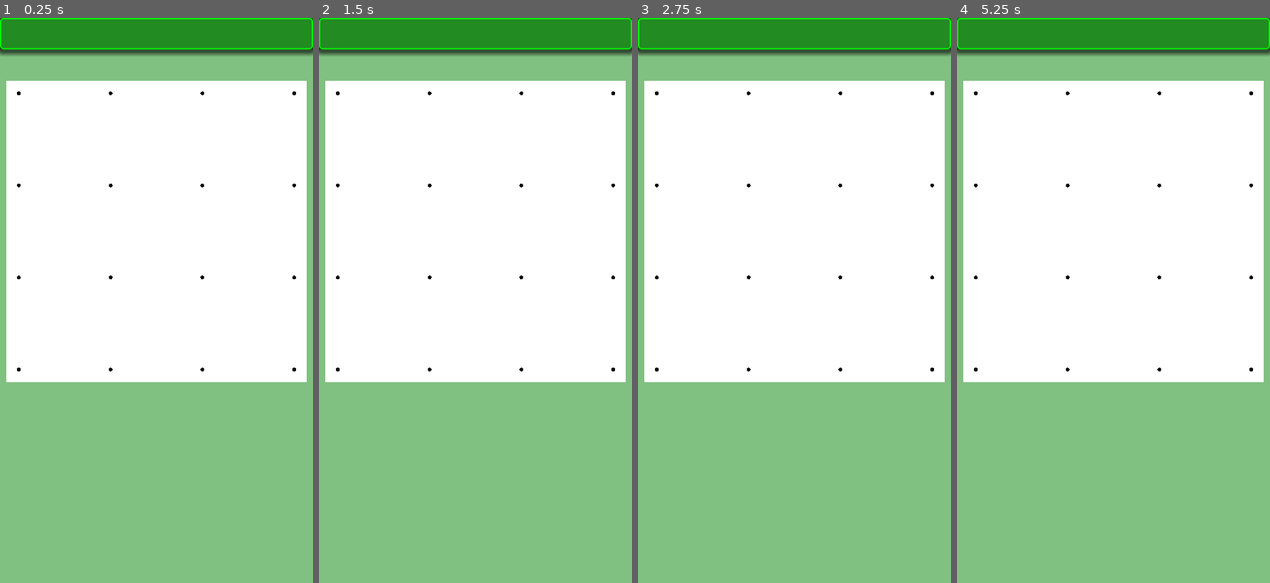
Above: before the commit, frames 1-4 (left to right).
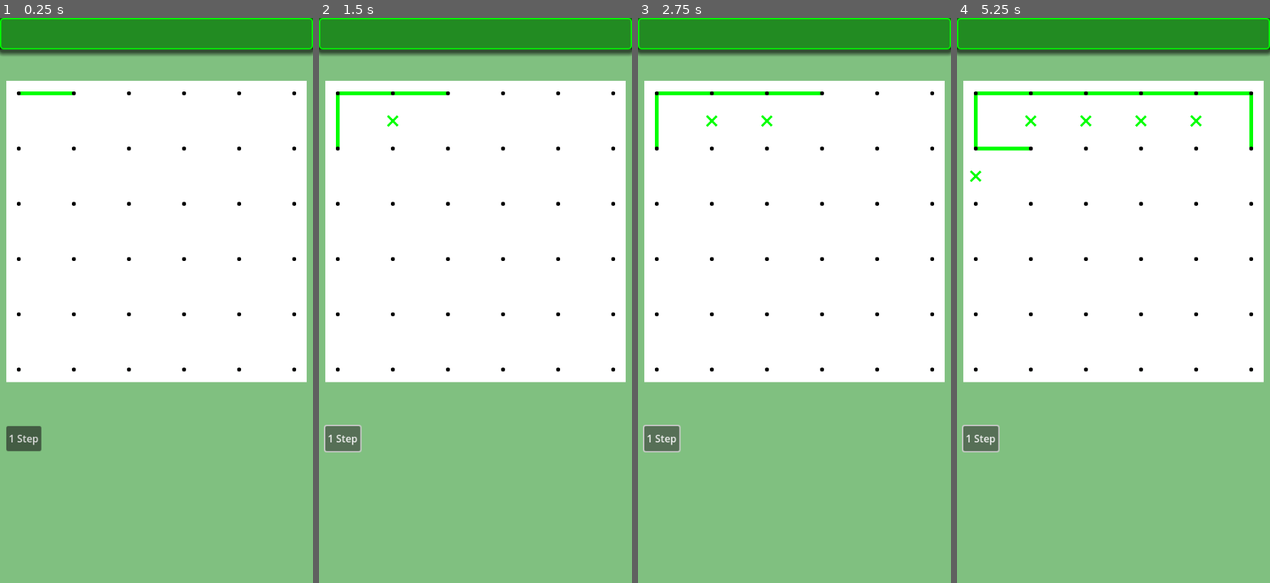
Above: after the commit, the same moments.

Repository: vivisuke/GridGraph
Game: Godot game, scene res://main.tscn
The game is run twice, just before and just after one commit, with the same random seed, the same clock (stepped at 60 frames per second) and the same inputs.
Inputs (mouse positions are in pixels of both pictures, inside the frame that each line leads up to):
- Up to frame 1 (0.25 s): no input
- Up to frame 2 (1.5 s): click (344, 436) at 0.5 s, where only the run after the commit has a clickable "1 Step"; click (344, 436) at 1.25 s, where only the run after the commit has a clickable "1 Step"
- Up to frame 3 (2.75 s): click (663, 436) at 2 s, where only the run after the commit has a clickable "1 Step"
- Up to frame 4 (5.25 s): tap Enter at 2.75, 4.25 s; tap Space at 3.5, 5 s

The runs differ from the first frame. In frame 1, 1.0% of the frame differs, in the area x 2-95%, y 13-77%; in frame 2, 1.4%; in frame 3, 1.5%; in frame 4, 2.2%, in the area x 1-95%, y 13-77%.

Commit message:
0022 ◎ C 03/22 03/22 0.001│ToDo│アプリアイコン設定

Diff:
--- a/GridGraph/main.tscn
+++ b/GridGraph/main.tscn
@@ -32,3 +32,15 @@
 offset_bottom = 460.0
 color = Color(1, 1, 1, 0)
 script = ExtResource("2_k0ihr")
+
+[node name="HBC1" type="HBoxContainer" parent="."]
+offset_left = 10.0
+offset_top = 650.0
+offset_right = 490.0
+offset_bottom = 690.0
+
+[node name="Step1Button" type="Button" parent="HBC1"]
+layout_mode = 2
+text = "1 Step"
+
+[connection signal="pressed" from="HBC1/Step1Button" to="." method="_on_step_1_button_pressed"]
--- a/GridGraph/project.godot
+++ b/GridGraph/project.godot
@@ -13,7 +13,7 @@
 config/name="GridGraph"
 run/main_scene="res://main.tscn"
 config/features=PackedStringArray("4.1", "Mobile")
-config/icon="res://icon.svg"
+config/icon="res://images/GridGraph.png"
 
 [display]
 
--- a/GridGraph/scripts/Board.gd
+++ b/GridGraph/scripts/Board.gd
@@ -25,6 +25,7 @@
 var h_link = []			# 各格子点の右連結フラグ
 var v_link = []			# 各格子点の下連結フラグ
 var mate = []			# 連結先配列、端点以外は値: 0
+var mate_stack = []		# リンク前値
 var degree = []			# 頂点次数
 var lnk_count = []		# セル周囲連結エッジ数
 var ul_count = []		# セル周囲非連結エッジ数
@@ -128,12 +129,14 @@
 	degree[ix+1] -= 1
 	lnk_count[ix] -= 1
 	lnk_count[ix-ARY_WIDTH] -= 1
+	unconnect_edge(ix, ix+1)
 func unmake_v_link(ix):			# make_v_link() 処理を戻す
 	v_link[ix] = EMPTY
 	degree[ix] -= 1
 	degree[ix+ARY_WIDTH] -= 1
 	lnk_count[ix] -= 1
 	lnk_count[ix-1] -= 1
+	unconnect_edge(ix, ix+ARY_WIDTH)
 func make_h_unlink(ix):
 	h_link[ix] = UNLINKED
 	ul_count[ix] += 1
@@ -151,6 +154,8 @@
 	ul_count[ix] -= 1
 	ul_count[ix-1] -= 1
 func connect_edge(ix1, ix2):
+	mate_stack.push_back(mate[ix1])
+	mate_stack.push_back(mate[ix2])
 	if mate[ix1] == ix1:			# ix1：未接続
 		if mate[ix2] == ix2:		# 両方端点→連結
 			mate[ix1] = ix2
@@ -171,6 +176,85 @@
 			mate[ix1] = 0
 			mate[ix2] = 0
 			n_end_pnt -= 2
+func unconnect_edge(ix1, ix2):
+	var m1 = mate[ix1]
+	var m2 = mate[ix2]
+	mate[ix2] = mate_stack.pop_back()
+	mate[ix1] = mate_stack.pop_back()
+	if m1 == 0:		# ix1：パス途中の場合
+		mate[mate[ix1]] = ix1
+	if m2 == 0:		# ix2：パス途中の場合
+		mate[mate[ix2]] = ix2
+#
+func find_all_loop_SBS():
+	if finished: return
+	n_step += 1
+	if fwd:		# 末端に向かって探索中
+		sx += 1
+		if sx > N_HORZ:
+			sx = 0
+			sy += 1
+			if sy > N_VERT:
+				fwd = false
+				sy -= 1
+				sx = N_HORZ + 1
+	if !fwd:		# バックトラッキング中
+		sx -= 1
+		if sx < 0:
+			sx = N_HORZ
+			sy -= 1
+			if sy < 0:
+				print("finished.")
+				finished = true
+				return
+	var ix = xyToIX(sx, sy)
+	if degree[ix] == 0:			# 上・左 両方非接続済みの場合
+		if fwd:
+			if h_link[ix] == EMPTY:
+				if v_link[ix] == EMPTY:
+					make_h_link(ix)
+					make_v_link(ix)
+				else:			# 下接続不可（下端の場合など）
+					make_h_unlink(ix)
+			else:				# 右接続不可（右端の場合など）
+				if v_link[ix] == EMPTY:
+					make_v_unlink(ix)
+				else:
+					pass
+		else:	# バックトラッキング中
+			pass
+	elif degree[ix] == 1:			# 上・左 片方のみ接続済みの場合
+		if fwd:
+			if h_link[ix] == EMPTY:
+				make_h_link(ix)
+				if v_link[ix] == EMPTY:		# 下端でない場合
+					make_v_unlink(ix)
+				if mate[ix] == 0 && mate[ix+1] == 0 && n_end_pnt == 0:
+					sx += 1
+					fwd = false
+			elif v_link[ix] == EMPTY:
+				make_v_link(ix)
+			else:
+				fwd = false
+		else:
+			if h_link[ix] == LINKED:
+				unmake_h_link(ix)
+				if v_link[ix] == EMPTY:
+					make_h_unlink(ix)
+					make_v_link(ix)
+					fwd = true
+				else:
+					pass
+					#fwd = false
+			elif v_link[ix] == LINKED:
+				make_v_unlink(ix)
+	elif degree[ix] == 2:			# 上・左 両方接続済みの場合
+		if fwd:
+			make_h_unlink(ix)
+			make_v_unlink(ix)
+		else:
+			unmake_h_unlink(ix)
+			unmake_v_unlink(ix)
 #
 func print_mate():
 	print("n_end_pnt = %d, mate:" % n_end_pnt)
--- a/GridGraph/scripts/main.gd
+++ b/GridGraph/scripts/main.gd
@@ -17,7 +17,25 @@
 func _ready():
 	bd = CBoard.new()
 	if true:
+		set_board_size(5)
+		bd.make_h_link(xyToIX(0, 0))
+		bd.make_h_link(xyToIX(1, 0))
+		bd.print_board()
+		bd.print_mate()
+		bd.unmake_h_link(xyToIX(1, 0))
+		bd.print_board()
+		bd.print_mate()
+		#bd.unmake_h_link(xyToIX(0, 0))
+	if false:
 		set_board_size(3)
+		#bd.make_v_link(xyToIX(0, 0))
+		#bd.make_v_link(xyToIX(1, 0))
+		#bd.print_board()
+		#bd.print_degree()
+		#bd.print_count()
+		#bd.print_mate()
+		#bd.make_h_link(xyToIX(0, 0))
+		#bd.make_h_link(xyToIX(0, 1))
 	if false:
 		set_board_size(5)
 		bd.make_h_link(xyToIX(0, 0))
@@ -69,3 +87,13 @@
 	bd.set_board_size(n)
 func _process(delta):
 	pass
+
+
+func _on_step_1_button_pressed():
+	bd.find_all_loop_SBS()
+	bd.print_board()
+	bd.print_degree()
+	bd.print_count()
+	bd.print_mate()
+	$Board/Grid.queue_redraw()
+	pass # Replace with function body.
Binary file added: GridGraph/images/GridGraph.png
Not shown, added: GridGraph/images/GridGraph.png.import
Not shown, changed: GridGraph.spr
Not shown, added: GridGraph/images/GridGraph.mdp
